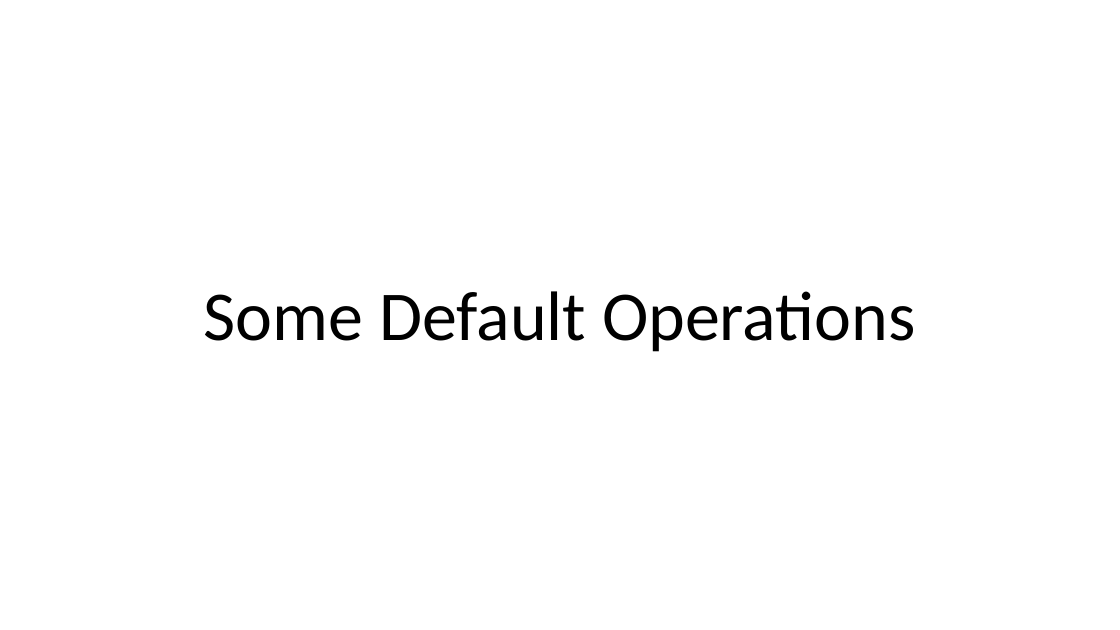
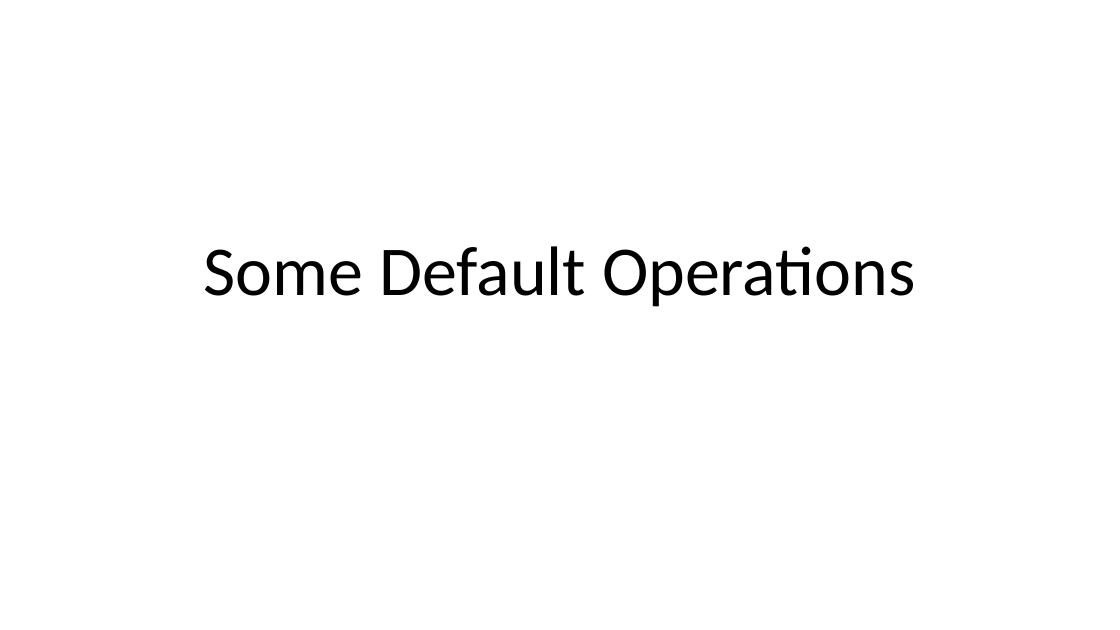
Before and after one commit to dayekuaipao/CPPLearning, a slide deck: slide 2 of week11/Lecture11.pptx. Drawn at 1120x630 pixels with LibreOffice and Linux fonts; fonts in the diff are those of the drawing; background and template pictures are left out. Boxes give left, top, right and bottom in pixels: in the first picture for what was removed or moved away, otherwise in the second. Text is boxed around its words. In the diff, an @@ line names an element or a change of style, - is before the commit and + after.

```diff
--- a/week11/Lecture11.pptx
+++ b/week11/Lecture11.pptx
@@ title "Some Default Operations": place and size @@
-title "Some Default Operations" at <box>204,291,916,352</box>
+title "Some Default Operations" at <box>204,246,916,307</box>
```
Also in this commit, not shown: 7 other slides changed, 3 other files.
